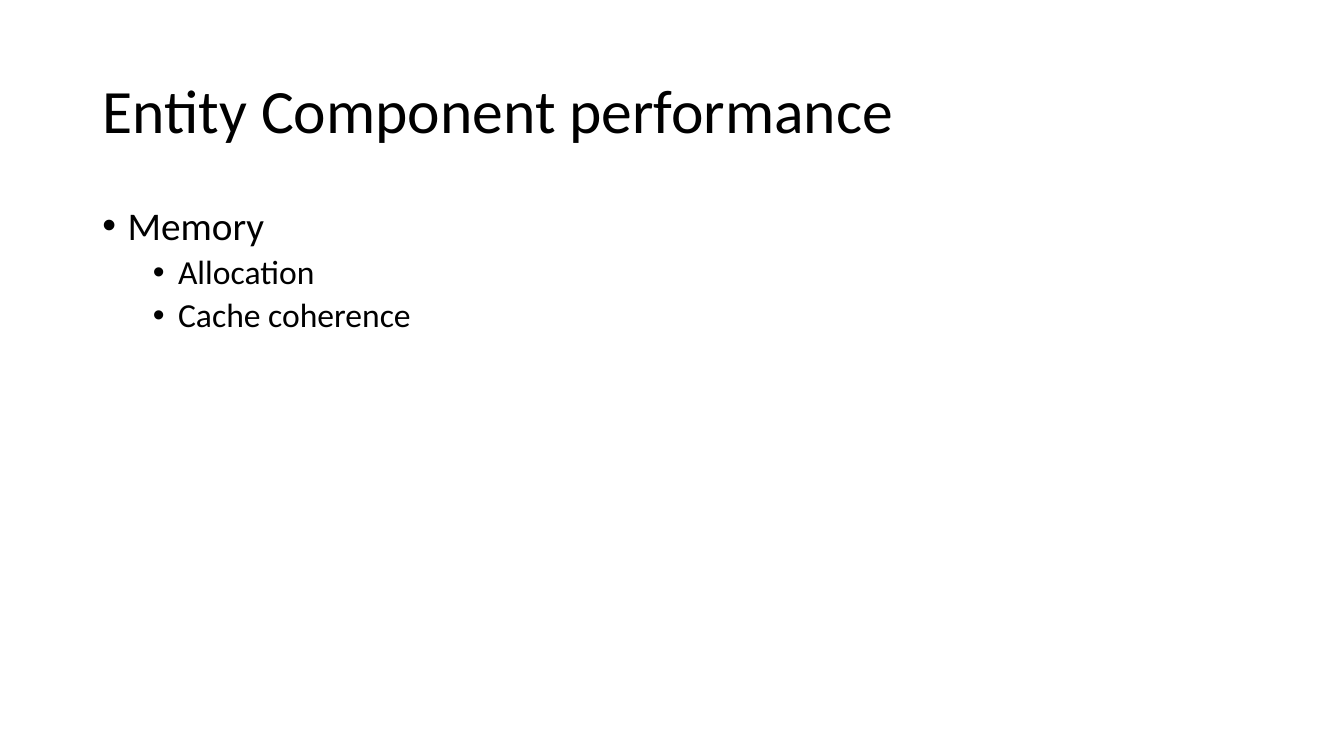
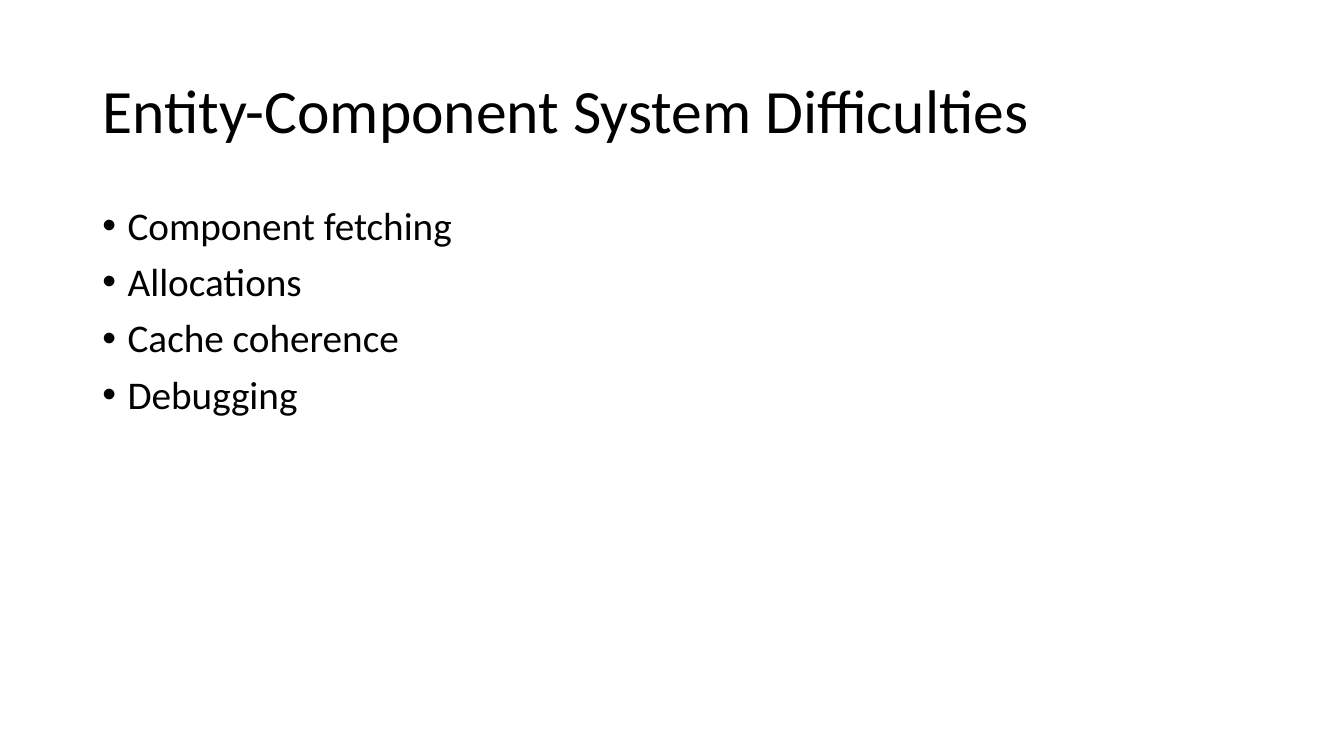
Before and after one commit to enci/Osmium, a slide deck: slide 7 of Examples/Presentations/Gameplay Support.pptx. Drawn at 1344x756 pixels with LibreOffice and Linux fonts; fonts in the diff are those of the drawing. Boxes give left, top, right and bottom in pixels: in the first picture for what was removed or moved away, otherwise in the second. Text is boxed around its words. In the diff, an @@ line names an element or a change of style, - is before the commit and + after.

```diff
--- a/Examples/Presentations/Gameplay Support.pptx
+++ b/Examples/Presentations/Gameplay Support.pptx
@@ title at bbox=[102, 90, 1028, 143]: text changed @@
-Entity Component performance
+Entity-Component System Difficulties
@@ text at bbox=[128, 212, 452, 297]: text changed; size 24 to 28 pt @@
-• Memory
-  • Allocation
+• Component fetching
+• Allocations
@@ text at bbox=[128, 324, 399, 353]: size 24 to 28 pt in "Cache coherence"; list level 2 to 1 in "Cache coherence" @@
@@ text at bbox=[128, 381, 298, 416]: paragraph added @@
+• Debugging
```
Also in this commit, not shown: 5 other slides changed, 3 slides added.
